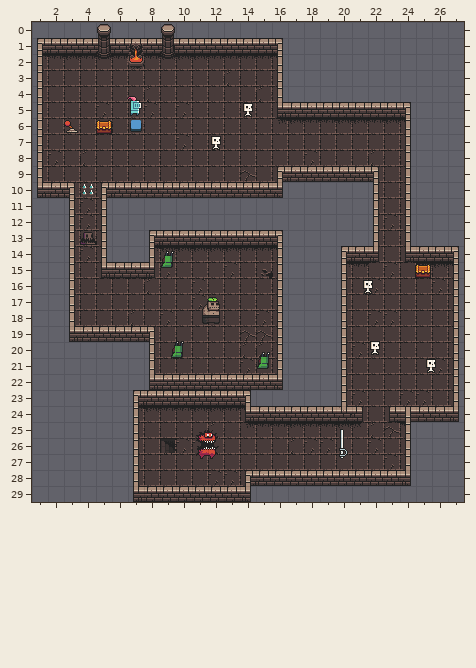
Level history. Tiled map: tiled/level-01.tmx. The picture above was drawn from the file before the commit.
Cells are 16x16 px. Shown: x 1..27, y 0..29.
And afterwards:
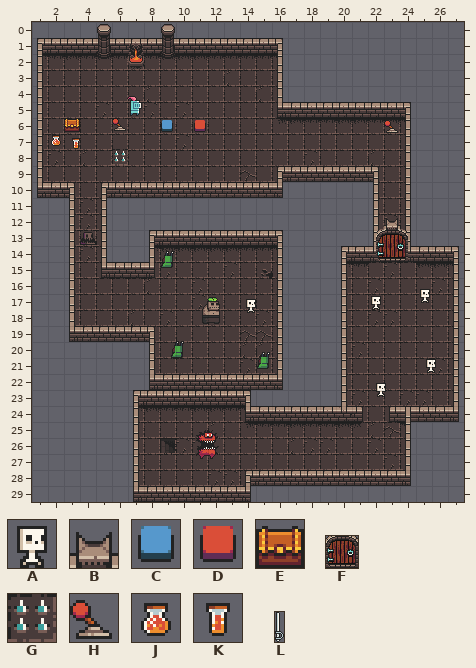
Key: from "creatures": A 38 "skelet_idle_anim_f0"; from "high-walls": B 85; from "interactbles": C 4 "button_blue_up", D 5 "button_red_up", E 6 "chest_empty_open_anim_f0", F 11 "doors_leaf_closed", G 21 "floor_spikes_anim_f3", H 28 "lever_left"; from "items": J 14 "flask_big_red", K 18 "flask_red", L 55 "weapon_duel_sword".
_ is an empty cell.
Objects are placed by their top-left corner, in cells (3,4 is the top-left corner of cell 3,4); size is 1x1 cell unless given.
Edits made:
Layer "decor":
There is now tile B in row 12 at x 23.
Layer "spawns":
Object A "skeleton" at 21.9,19.8 becomes A "skeleton" at 25.1,16.6.
Object A "skeleton" at 21.5,16 becomes A "skeleton" at 22,17.
Object A "skeleton" at 12,7 becomes A "skeleton" at 14.2,17.2.
Object A "skeleton" at 14,4.9 becomes A "skeleton" at 22.3,22.4.
Layer "items":
A new object: E "chest" at 3,5.8.
A new object: H "lever" at 6,5.8.
A new object: C "button_blue" at 8.9,6.
A new object: D "button_red" at 11,6.
A new object: H "lever" at 23,6.
A new object: J "flask_big" at 2,6.9.
A new object: K "flask_small" at 3.2,7.1.
A new object: G "floor_spikes" at 6,7.9.
A new object: F "door" at 22.5,13 size 2x2.
Object L "weapon" at 20.2,25.4 size 0.6x1.9 is removed.
Layer "interactables" (removed):
Object H "lever" at 3,6 is removed.
Object E "chest" at 5,6 is removed.
Object C "button_blue" at 7,6 is removed.
Object G "floor_spikes" at 4,10 is removed.
Object E "chest" at 24.9,15 is removed.
